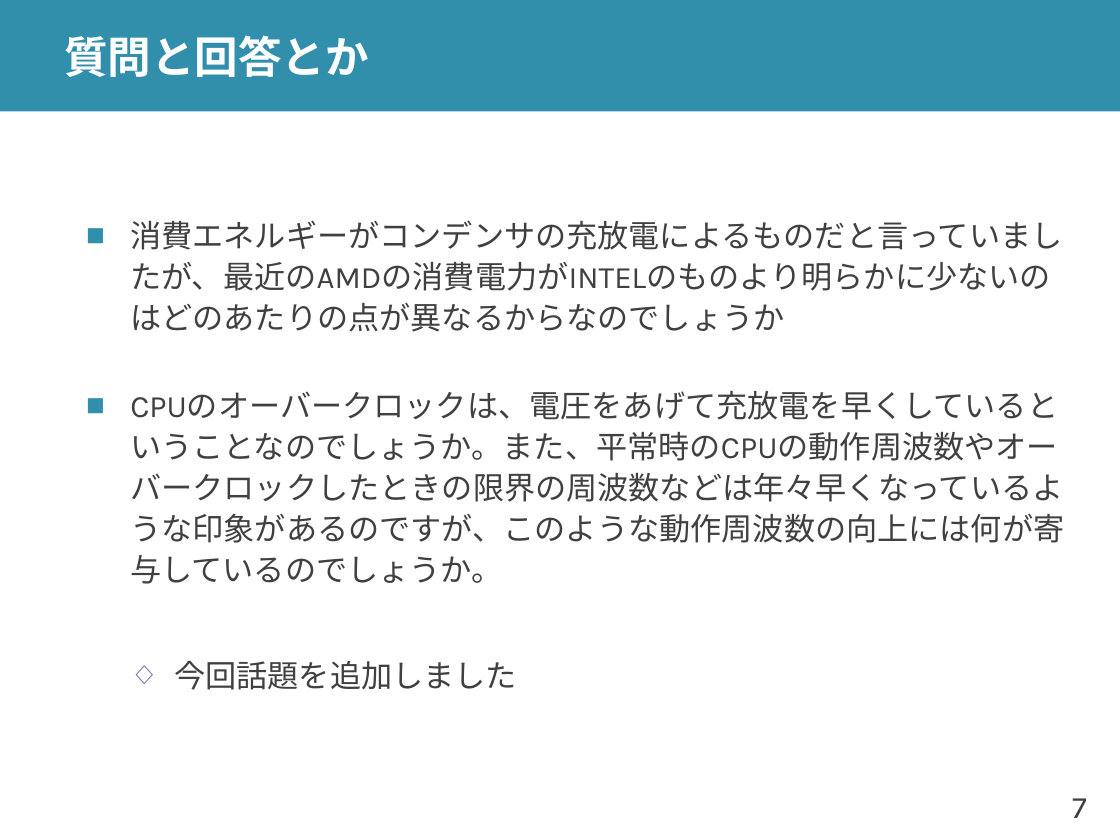
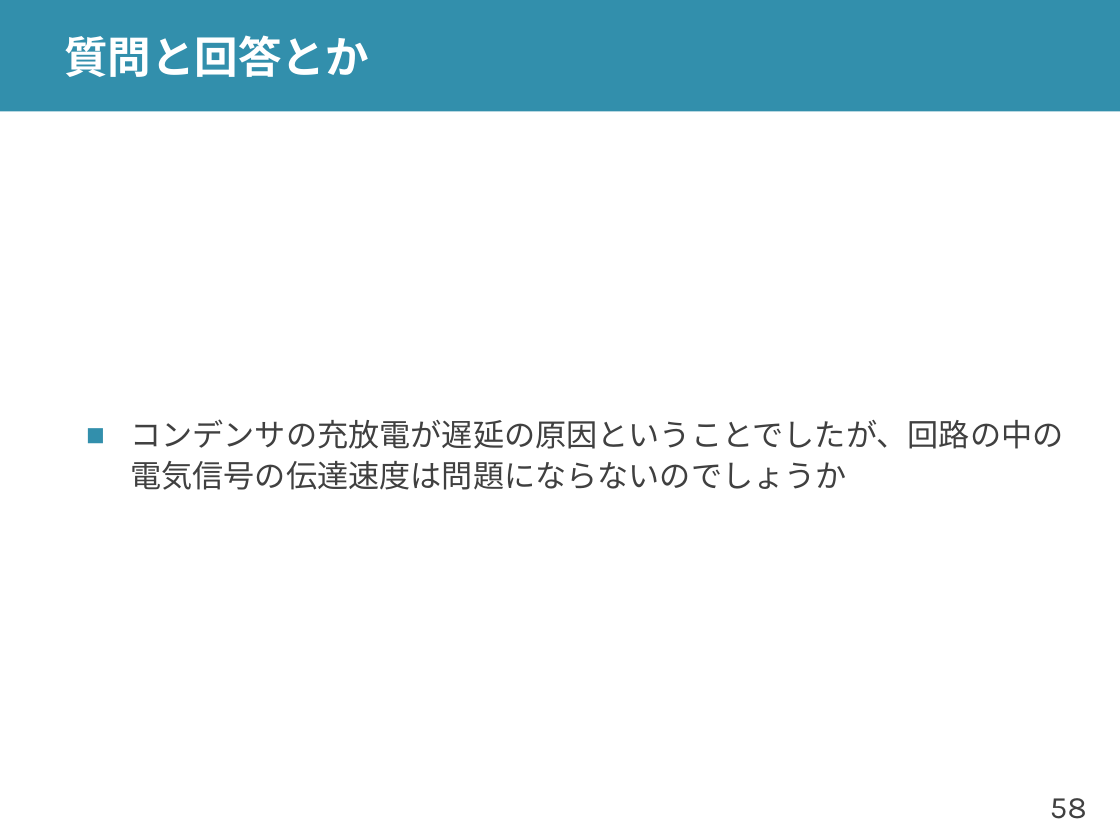
Before and after one commit to shioyadan/advanced-computer-organization, a slide deck: slide 58 of aco-shioya-03.pptx (slide 7 before the commit). Drawn at 1120x840 pixels with LibreOffice and Linux fonts; fonts in the diff are those of the drawing. Boxes give left, top, right and bottom in pixels: in the first picture for what was removed or moved away, otherwise in the second. Text is boxed around its words. In the diff, an @@ line names an element or a change of style, - is before the commit and + after.

```diff
--- a/aco-shioya-03.pptx
+++ b/aco-shioya-03.pptx
@@ text at (130,419,1063,490): text changed @@
-■ 消費エネルギーがコンデンサの充放電によるものだと言っていましたが、最近のAMDの消費電力がINTELのものより明らかに少ないのはどのあたりの点が異なるからなのでしょうか
-■ CPUのオーバークロックは、電圧をあげて充放電を早くしているということなのでしょうか。また、平常時のCPUの動作周波数やオーバークロックしたときの限界の周波数などは年々早くなっているような印象があるのですが、このような動作周波数の向上には何が寄与しているのでしょうか。
-  ◇ 今回話題を追加しました
+■ コンデンサの充放電が遅延の原因ということでしたが、回路の中の電気信号の伝達速度は問題にならないのでしょうか
@@ page number at (1050,798,1087,819): text changed @@
-7
+58
```
Also in this commit, not shown: 20 other slides changed, 3 slides added, 10 slides removed, 1 other file.
